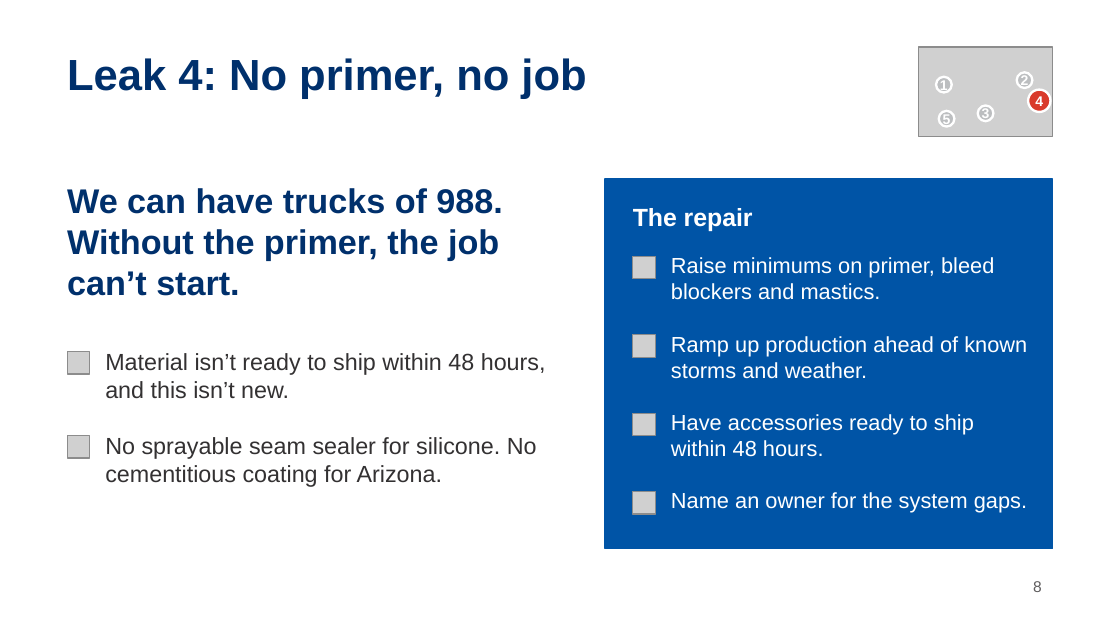
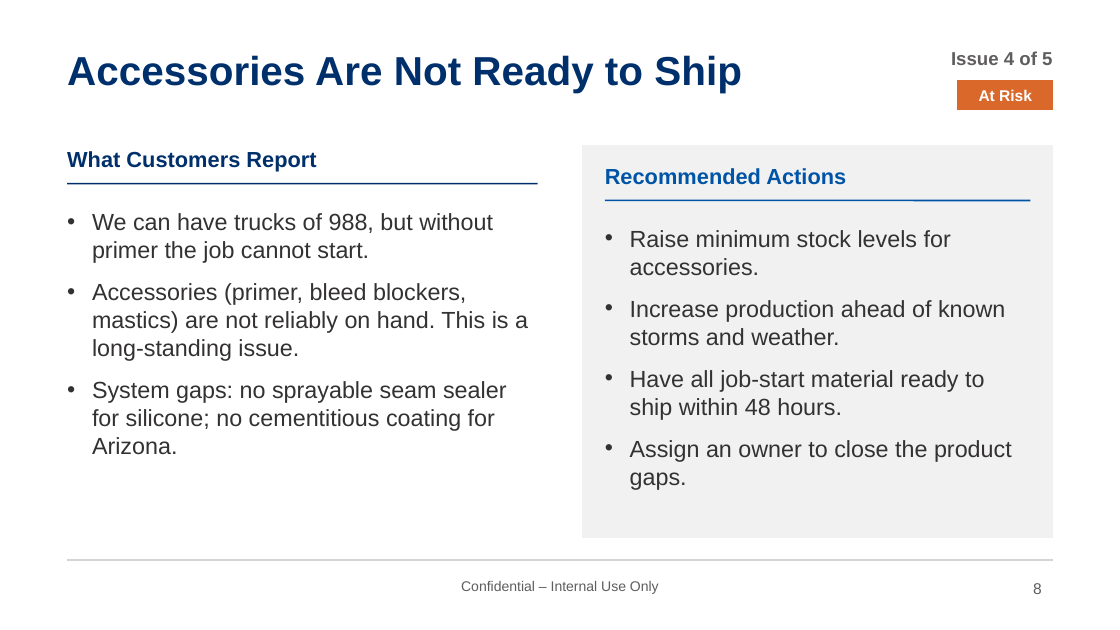
Before and after one commit to morales451/powerpoint, a slide deck: slide 8 of Leaky_Bucket.pptx. Drawn at 1120x630 pixels with LibreOffice and Linux fonts; fonts in the diff are those of the drawing; grey boxes stand for pictures; background and template pictures are left out. Boxes give left, top, right and bottom in pixels: in the first picture for what was removed or moved away, otherwise in the second. Text is boxed around its words. In the diff, an @@ line names an element or a change of style, - is before the commit and + after.

```diff
--- a/Leaky_Bucket.pptx
+++ b/Leaky_Bucket.pptx
@@ title at (67,55,742,93): text changed; size 28 to 26 pt @@
-Leak 4: No primer, no job
+Accessories Are Not Ready to Ship
@@ picture removed at (918,47,1053,137) @@
@@ text added at (951,51,1052,65), 12 pt, text #5F5D5E, bold @@
+Issue 4 of 5
@@ ellipse removed at (936,77,952,93) @@
-1
@@ rectangle added at (958,81,1053,110), fill #D9682A, outline #D9682A 0.75 pt, 10 pt, text #FFFFFF, bold @@
+At Risk
@@ ellipse removed at (1017,73,1033,88) @@
-2
@@ ellipse removed at (939,111,954,127) @@
-5
@@ ellipse removed at (978,105,993,121) @@
-3
@@ ellipse removed at (1028,90,1051,112) @@
-4
@@ rectangle: place and size @@
-rectangle at (605,179,1053,549)
+rectangle at (582,146,1053,538)
@@ rectangle at (582,146,1053,538): fill #0054A6 to #F1F1F2; outline #0054A6 1 pt to #F1F1F2 1 pt @@
@@ text added at (67,151,316,172), 14 pt, text #00306C, bold @@
+What Customers Report
@@ text added at (605,168,846,185), 14 pt, text #0054A6, bold @@
+Recommended Actions
@@ text removed at (67,188,502,296) @@
-We can have trucks of 988. Without the primer, the job can’t start.
@@ line added from (67, 184) to (538, 184), #00306C 1 pt @@
@@ line added from (605, 200) to (1030, 200), #0054A6 1 pt @@
@@ text removed at (633,208,753,231) @@
-The repair
@@ text added at (92,213,528,455), 15 pt, text #333132 @@
+• We can have trucks of 988, but without primer the job cannot start.
+• Accessories (primer, bleed blockers, mastics) are not reliably on hand. This is a long-standing issue.
+• System gaps: no sprayable seam sealer for silicone; no cementitious coating for Arizona.
@@ text at (630,230,1012,490): text changed @@
-Material isn’t ready to ship within 48 hours, and this isn’t new.
+• Raise minimum stock levels for accessories.
+• Increase production ahead of known storms and weather.
+• Have all job-start material ready to ship within 48 hours.
+• Assign an owner to close the product gaps.
@@ picture removed at (633,256,655,279) @@
@@ text removed at (671,257,994,300) @@
-Raise minimums on primer, bleed blockers and mastics.
@@ picture removed at (67,352,90,374) @@
@@ picture removed at (633,335,655,357) @@
@@ text removed at (671,336,1027,379) @@
-Ramp up production ahead of known storms and weather.
@@ picture removed at (633,413,655,436) @@
@@ text removed at (671,414,974,457) @@
-Have accessories ready to ship within 48 hours.
@@ picture removed at (67,436,90,458) @@
@@ text removed at (105,437,537,487) @@
-No sprayable seam sealer for silicone. No cementitious coating for Arizona.
@@ picture removed at (633,492,655,514) @@
@@ text removed at (671,492,1027,513) @@
-Name an owner for the system gaps.
@@ line added from (67, 560) to (1053, 560), #BCBEC0 0.75 pt @@
@@ text added at (461,581,659,594), 9 pt, text #5F5D5E @@
+Confidential – Internal Use Only
```
Also in this commit, not shown: 7 other slides changed, 5 slides added, 5 slides removed, 2 other files.
